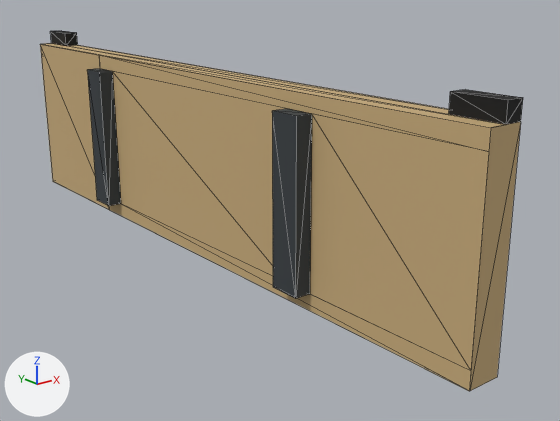
A saved change to the glTF model packages/deadvox/src/content/base/assets/models/light_tactical_vehicle_tailgate.glb.
One viewpoint serves both versions: a 50 mm camera at (-3.029, -1.306, 1.286) aimed at (-2.09, -0.133, 0.816). Arrows for +X, +Y and +Z are at lower left; the lights stay in place. The picture after the commit comes second. Mesh edges are drawn as thin lines. Where no turn or scale is listed for an object, it has been applied to the vertices. Vertices at exactly the same position are counted once.

The first picture shows 'body:compound'.
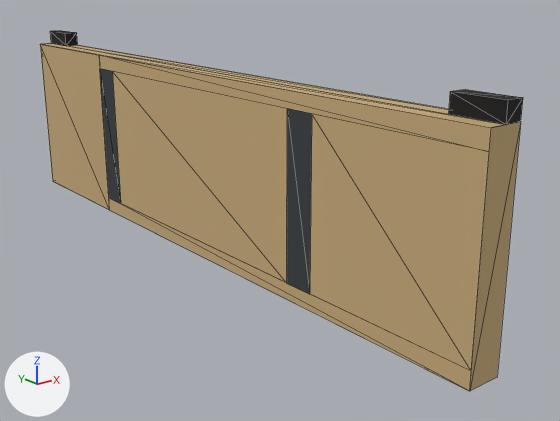
The newer file is also turned or shifted as a whole; pictures and numbers use the older file's frame.

Pixel boxes [x1, y1, x2, y2] of what changed, in the pictures (560 x 421 px):
part 1 of me_body_compound, cut back
    before: [87, 69, 121, 206]
    after: [100, 69, 121, 203]
part 2 of me_body_compound, cut back
    before: [272, 109, 312, 299]
    after: [287, 109, 312, 294]

Patch to the scene script:
```diff
--- a/packages/deadvox/src/content/base/assets/models/light_tactical_vehicle_tailgate.glb.py
+++ b/packages/deadvox/src/content/base/assets/models/light_tactical_vehicle_tailgate.glb.py
@@ me_body_compound @@
 # used by ob_body_compound; location = (0.0, 0.0, 0.0)
-me_body_compound.from_pydata(...)  # 42 vertices, 62 faces; spans x -2.25..-2.156, y -0.719..0.719, z 0.719..1.125
+me_body_compound.from_pydata(...)  # 34 vertices, 46 faces; spans x -2.219..-2.156, y -0.719..0.719, z 0.719..1.125
+# me_body_compound part 1
+# 4 vertices are removed from x -2.25, y 0.312..0.375, z 0.75..1.062
+# 10 faces are deleted
+# 2 new faces join them, mat_373d41 (dark grey #373d41)
+# me_body_compound part 2
+# 4 vertices are removed from x -2.25, y -0.375..-0.312, z 0.75..1.062
+# 10 faces are deleted
+# 2 new faces join them, mat_373d41 (dark grey #373d41)
 me_body_compound.materials.append(mat_c7ab7a)
```
